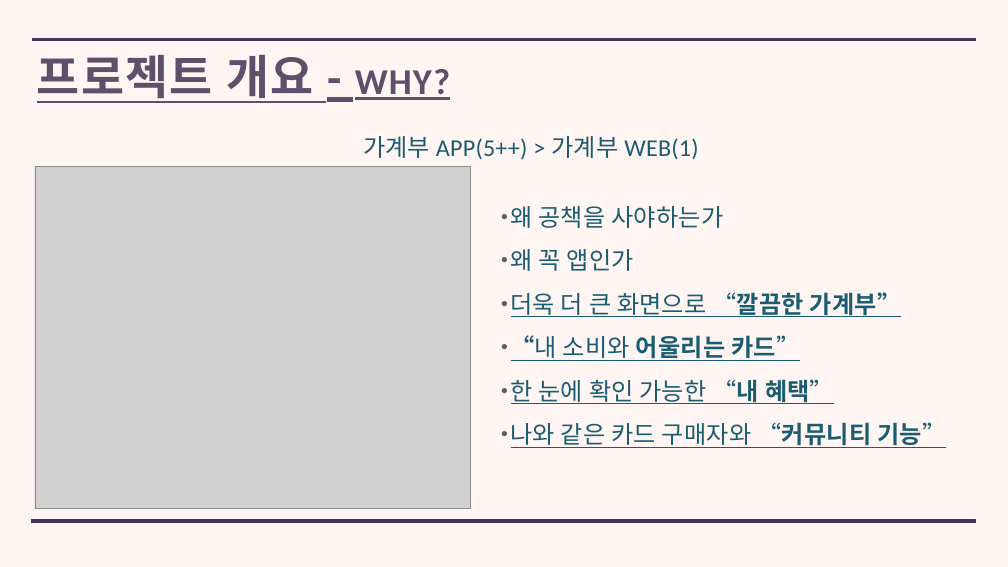
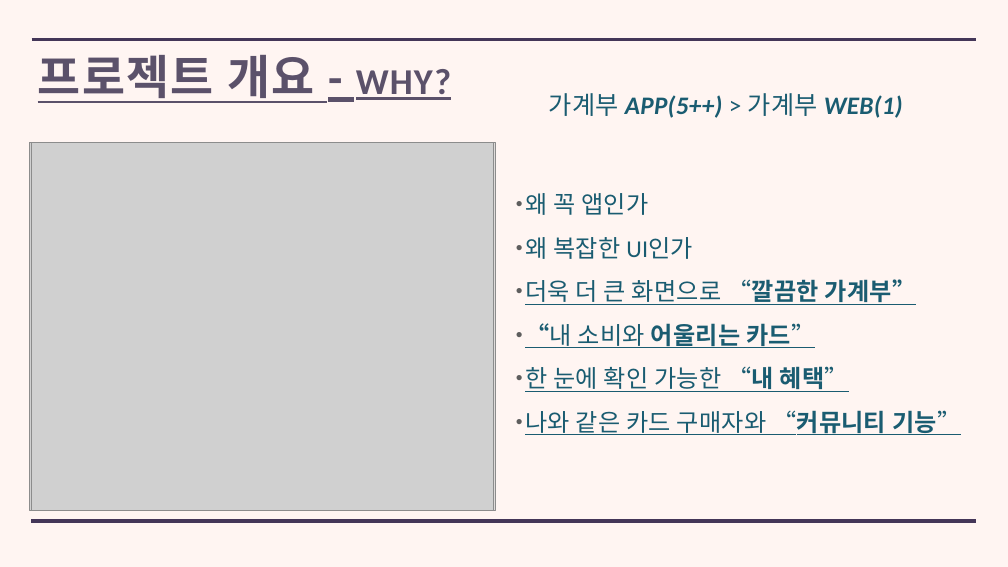
Before and after one commit to kuk0901/WingSpringBoot, a slide deck: slide 7 of ppt/WING_ 발표 PPT.pptx (slide 5 before the commit). Drawn at 1008x567 pixels with LibreOffice and Linux fonts; fonts in the diff are those of the drawing; grey boxes stand for pictures. Boxes give left, top, right and bottom in pixels: in the first picture for what was removed or moved away, otherwise in the second. Text is boxed around its words. In the diff, an @@ line names an element or a change of style, - is before the commit and + after.

```diff
--- a/ppt/WING_ 발표 PPT.pptx
+++ b/ppt/WING_ 발표 PPT.pptx
@@ text "가계부 APP(5++) > 가계부 WEB(1)": place and size @@
-text "가계부 APP(5++) > 가계부 WEB(1)" at (363, 136, 698, 159)
+text "가계부 APP(5++) > 가계부 WEB(1)" at (549, 93, 903, 118)
@@ text "가계부 APP(5++) > 가계부 WEB(1)" at (549, 93, 903, 118): size 46 to 48 pt; bold on, italic on in "APP(5++) WEB(1)"; line spacing 1.5 to 1 @@
@@ picture added at (29, 142, 494, 510) @@
@@ picture: place and size @@
-picture at (35, 166, 470, 508)
+picture at (31, 142, 493, 511)
@@ text "왜 꼭 앱인가": place and size @@
-text "왜 꼭 앱인가" at (511, 206, 946, 448)
+text "왜 꼭 앱인가" at (525, 193, 961, 435)
@@ text at (511, 206, 723, 228): paragraph removed @@
-• 왜 공책을 사야하는가
@@ text at (525, 237, 693, 259): paragraph added @@
+• 왜 복잡한 UI인가
```
Also in this commit, not shown: 7 other slides changed, 5 slides added, 1 slide removed, 41 other files.
